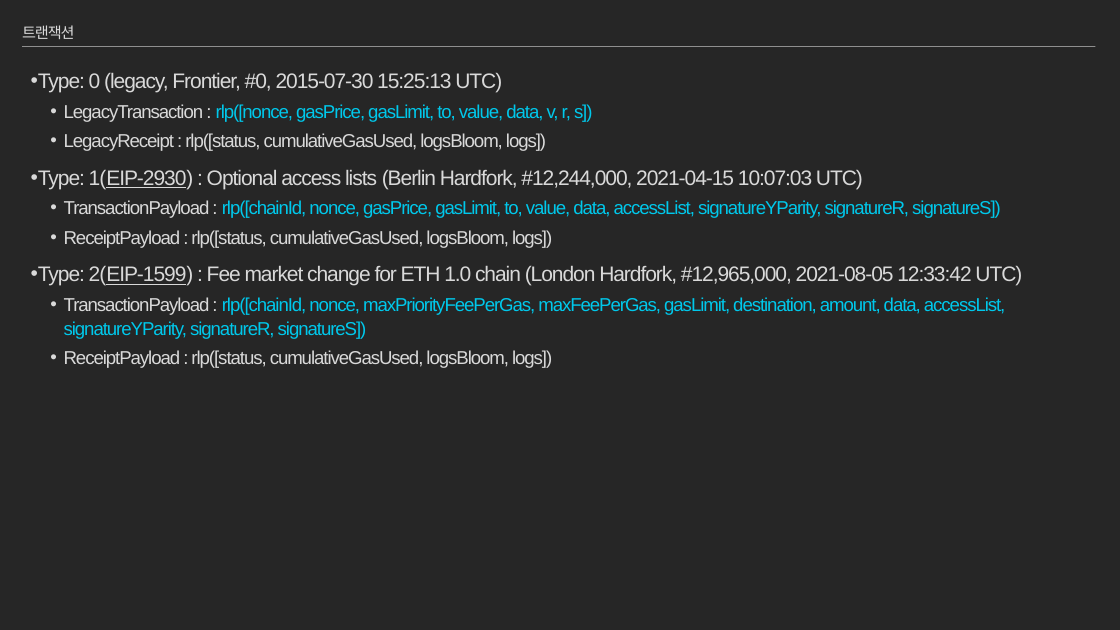
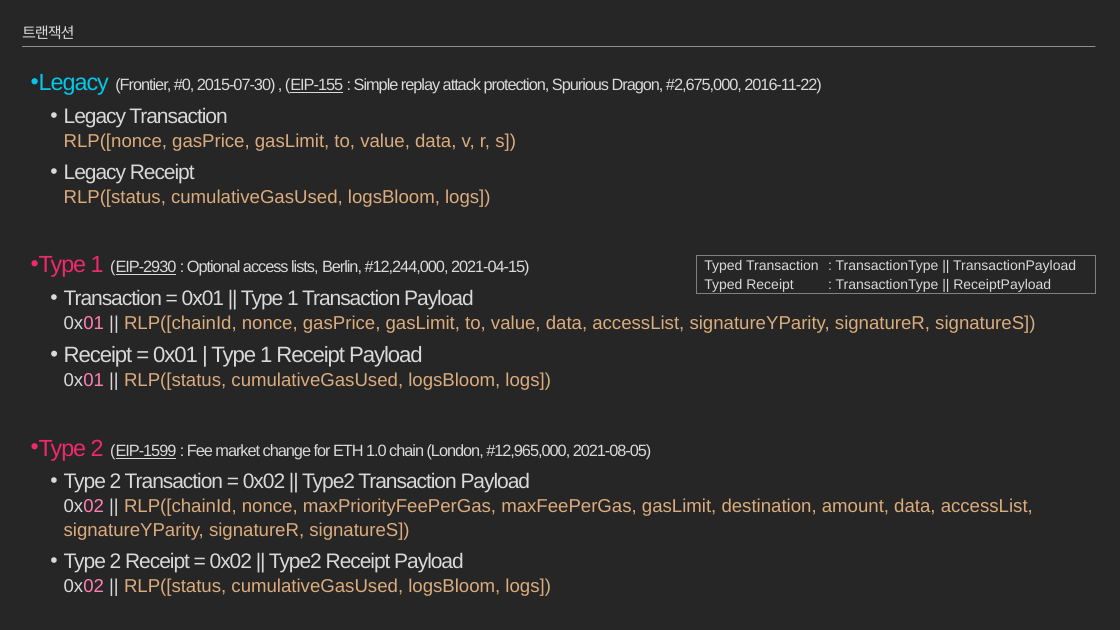
Before and after one commit to moss0801/blockchain-doc, a slide deck: slide 65 of General/Blockchain Part2.pptx (slide 64 before the commit). Drawn at 1120x630 pixels with LibreOffice and Linux fonts; fonts in the diff are those of the drawing. Boxes give left, top, right and bottom in pixels: in the first picture for what was removed or moved away, otherwise in the second. Text is boxed around its words. In the diff, an @@ line names an element or a change of style, - is before the commit and + after.

```diff
--- a/General/Blockchain Part2.pptx
+++ b/General/Blockchain Part2.pptx
@@ text at [31,74,1035,596]: text changed; text colour #D9D9D9 to #DBAC7D @@
-• Type: 0 (legacy, Frontier, #0, 2015-07-30 15:25:13 UTC)
-  • LegacyTransaction : rlp([nonce, gasPrice, gasLimit, to, value, data, v, r, s])
-  • LegacyReceipt : rlp([status, cumulativeGasUsed, logsBloom, logs])
-• Type: 1(EIP-2930) : Optional access lists (Berlin Hardfork, #12,244,000, 2021-04-15 10:07:03 UTC)
-  • TransactionPayload : rlp([chainId, nonce, gasPrice, gasLimit, to, value, data, accessList, signatureYParity, signatureR, signatureS])
-  • ReceiptPayload : rlp([status, cumulativeGasUsed, logsBloom, logs])
-• Type: 2(EIP-1599) : Fee market change for ETH 1.0 chain (London Hardfork, #12,965,000, 2021-08-05 12:33:42 UTC)
-  • TransactionPayload : rlp([chainId, nonce, maxPriorityFeePerGas, maxFeePerGas, gasLimit, destination, amount, data, accessList, signatureYParity, signatureR, signatureS])
-  • ReceiptPayload : rlp([status, cumulativeGasUsed, logsBloom, logs])
+• Legacy (Frontier, #0, 2015-07-30) , (EIP-155 : Simple replay attack protection, Spurious Dragon, #2,675,000, 2016-11-22)
+  • Legacy Transaction
+    RLP([nonce, gasPrice, gasLimit, to, value, data, v, r, s])
+  • Legacy Receipt
+    RLP([status, cumulativeGasUsed, logsBloom, logs])
+• Type 1 (EIP-2930 : Optional access lists, Berlin, #12,244,000, 2021-04-15)
+  • Transaction = 0x01 || Type 1 Transaction Payload
+    0x01 || RLP([chainId, nonce, gasPrice, gasLimit, to, value, data, accessList, signatureYParity, signatureR, signatureS])
+  • Receipt = 0x01 | Type 1 Receipt Payload
+    0x01 || RLP([status, cumulativeGasUsed, logsBloom, logs])
+• Type 2 (EIP-1599 : Fee market change for ETH 1.0 chain (London, #12,965,000, 2021-08-05)
+  • Type 2 Transaction = 0x02 || Type2 Transaction Payload
+    0x02 || RLP([chainId, nonce, maxPriorityFeePerGas, maxFeePerGas, gasLimit, destination, amount, data, accessList, signatureYParity, signatureR, signatureS])
+  • Type 2 Receipt = 0x02 || Type2 Receipt Payload
+    0x02 || RLP([status, cumulativeGasUsed, logsBloom, logs])
@@ table added at [697,255,1096,296], 2 rows, 2 columns @@
+Typed Transaction | : TransactionType || TransactionPayload
+Typed Receipt | : TransactionType || ReceiptPayload
```
Also in this commit, not shown: 18 other slides changed, 22 slides added, 2 slides removed, 2 other files.
